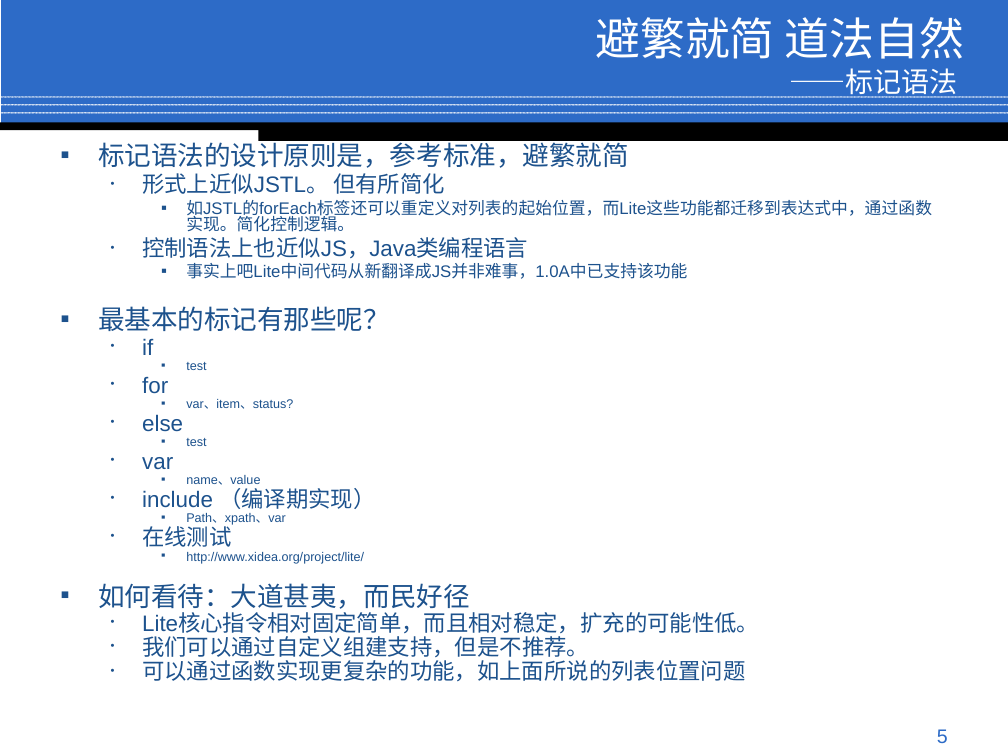
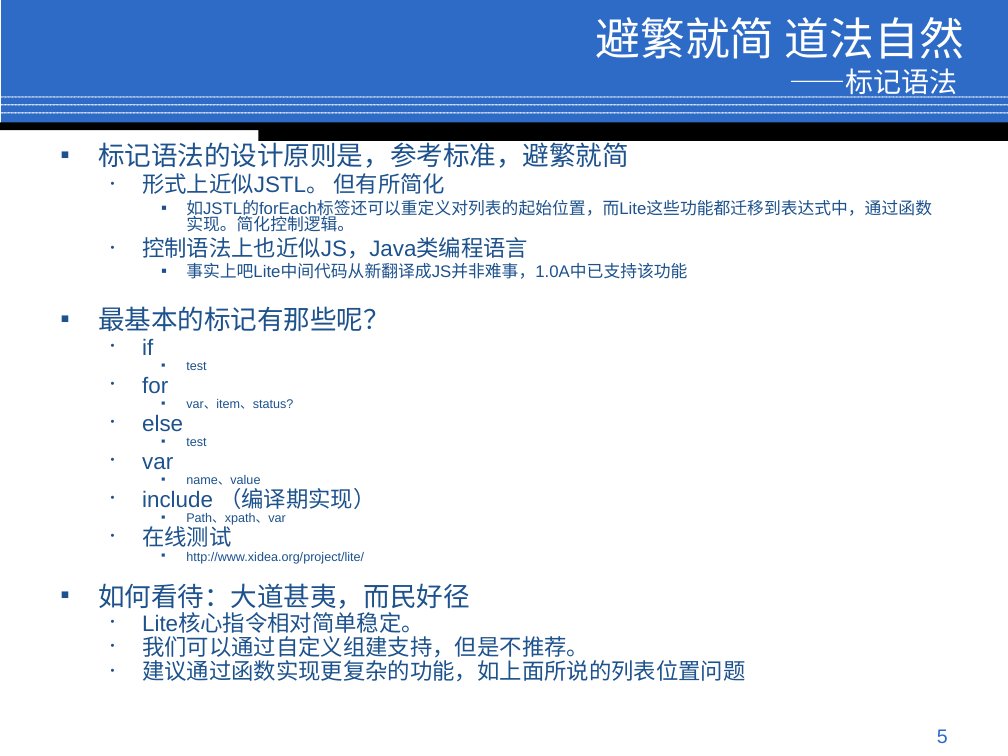
Before and after one commit to jindw/lite, a slide deck: slide 5 of trunk/Lite/web/doc/Preview.ppt. Drawn at 1008x756 pixels with LibreOffice and Linux fonts; fonts in the diff are those of the drawing; background and template pictures are left out. Boxes give left, top, right and bottom in pixels: in the first picture for what was removed or moved away, otherwise in the second. Text is boxed around its words. In the diff, an @@ line names an element or a change of style, - is before the commit and + after.

```diff
--- a/trunk/Lite/web/doc/Preview.ppt
+++ b/trunk/Lite/web/doc/Preview.ppt
@@ text at (142,613,424,633): text changed @@
-  • Lite核心指令相对固定简单，而且相对稳定，扩充的可能性低。
+  • Lite核心指令相对简单稳定。
@@ text at (142,660,745,681): text changed @@
-  • 可以通过函数实现更复杂的功能，如上面所说的列表位置问题
+  • 建议通过函数实现更复杂的功能，如上面所说的列表位置问题
```
Also in this commit, not shown: 8 other slides changed.
